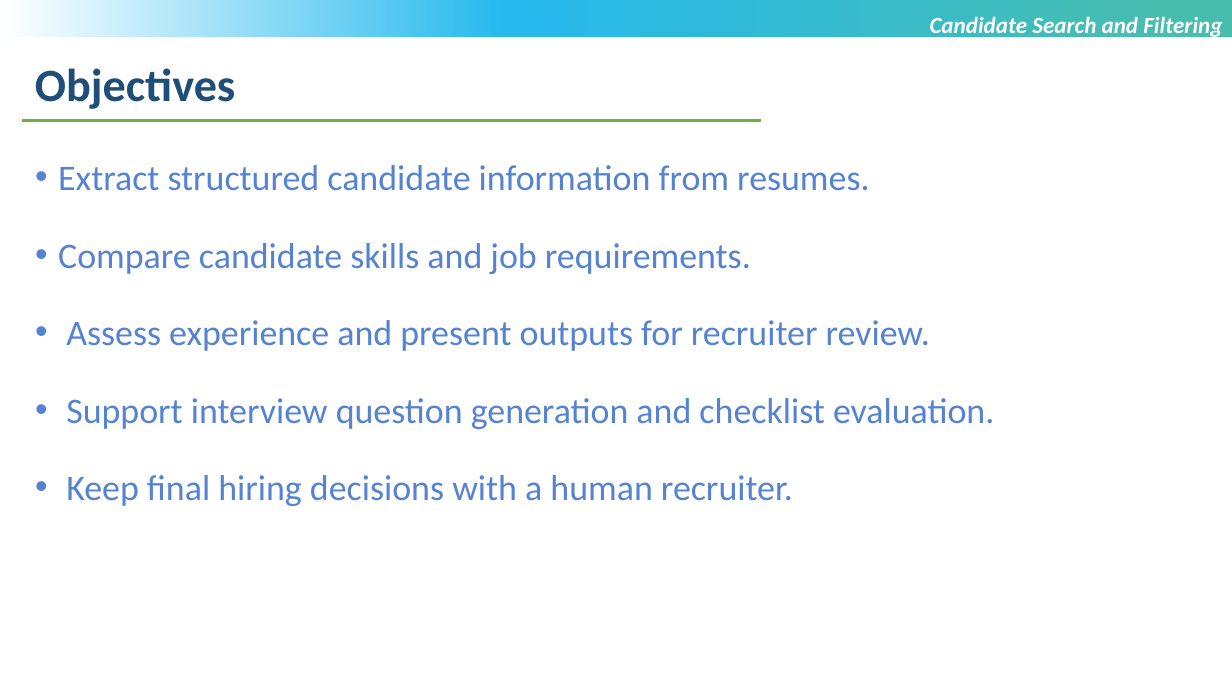
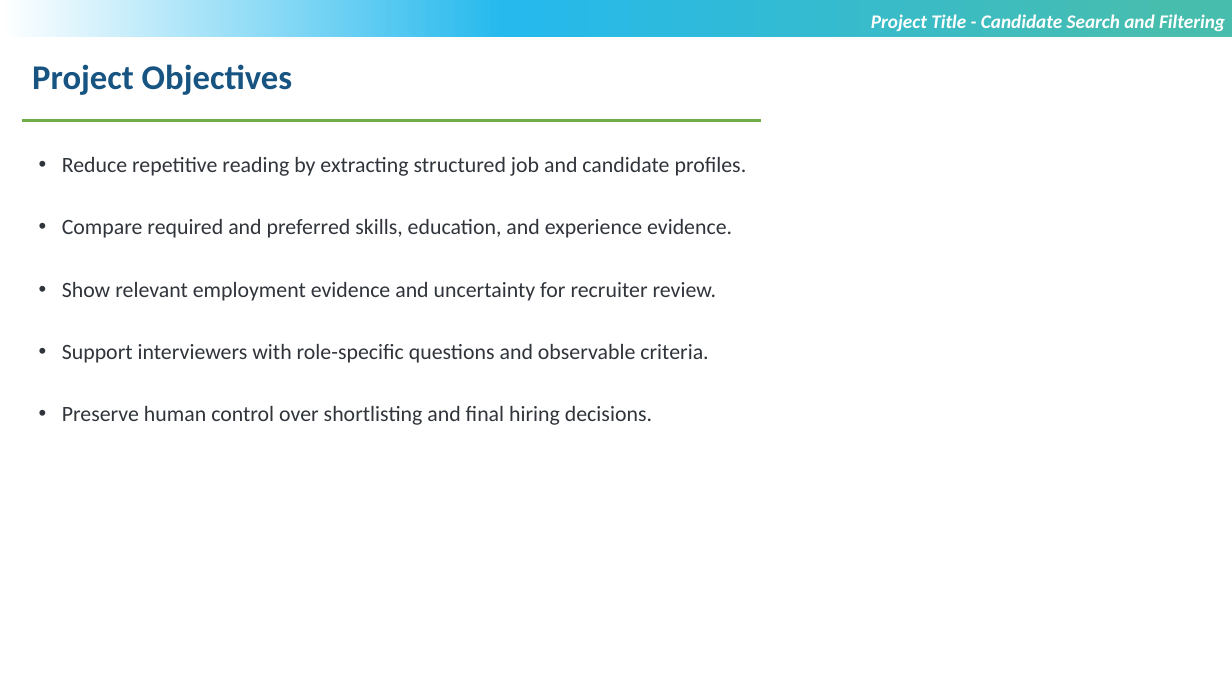
Before and after one commit to sammangigopichand/Candidate-Search-and-Filtering-using-Agentic-AI, a slide deck: slide 3 of Sammangi Gopi Chand_T9929_Review 3.pptx. Drawn at 1232x693 pixels with LibreOffice and Linux fonts; fonts in the diff are those of the drawing; background and template pictures are left out. Boxes give left, top, right and bottom in pixels: in the first picture for what was removed or moved away, otherwise in the second. Text is boxed around its words. In the diff, an @@ line names an element or a change of style, - is before the commit and + after.

Commit message:
Present1

```diff
--- a/Sammangi Gopi Chand_T9929_Review 3.pptx
+++ b/Sammangi Gopi Chand_T9929_Review 3.pptx
@@ text at box(871, 14, 1225, 32): text changed; size 18 to 15 pt @@
-Candidate Search and Filtering
+Project Title - Candidate Search and Filtering
@@ text at box(32, 64, 292, 95): text changed; size 36 to 27 pt; text colour #1F4E79 to #175481 @@
-Objectives
+Project Objectives
@@ text at box(62, 157, 747, 425): text changed; size 28 to 17 pt; text colour #5583D1 to #30343B @@
-• Extract structured candidate information from resumes.
-• Compare candidate skills and job requirements.
-• Assess experience and present outputs for recruiter review.
-• Support interview question generation and checklist evaluation.
-• Keep final hiring decisions with a human recruiter.
+• Reduce repetitive reading by extracting structured job and candidate profiles.
+• Compare required and preferred skills, education, and experience evidence.
+• Show relevant employment evidence and uncertainty for recruiter review.
+• Support interviewers with role-specific questions and observable criteria.
+• Preserve human control over shortlisting and final hiring decisions.
```
Also in this commit, not shown: 9 other slides changed, 10 slides added, 1 slide removed, 2 other files.
